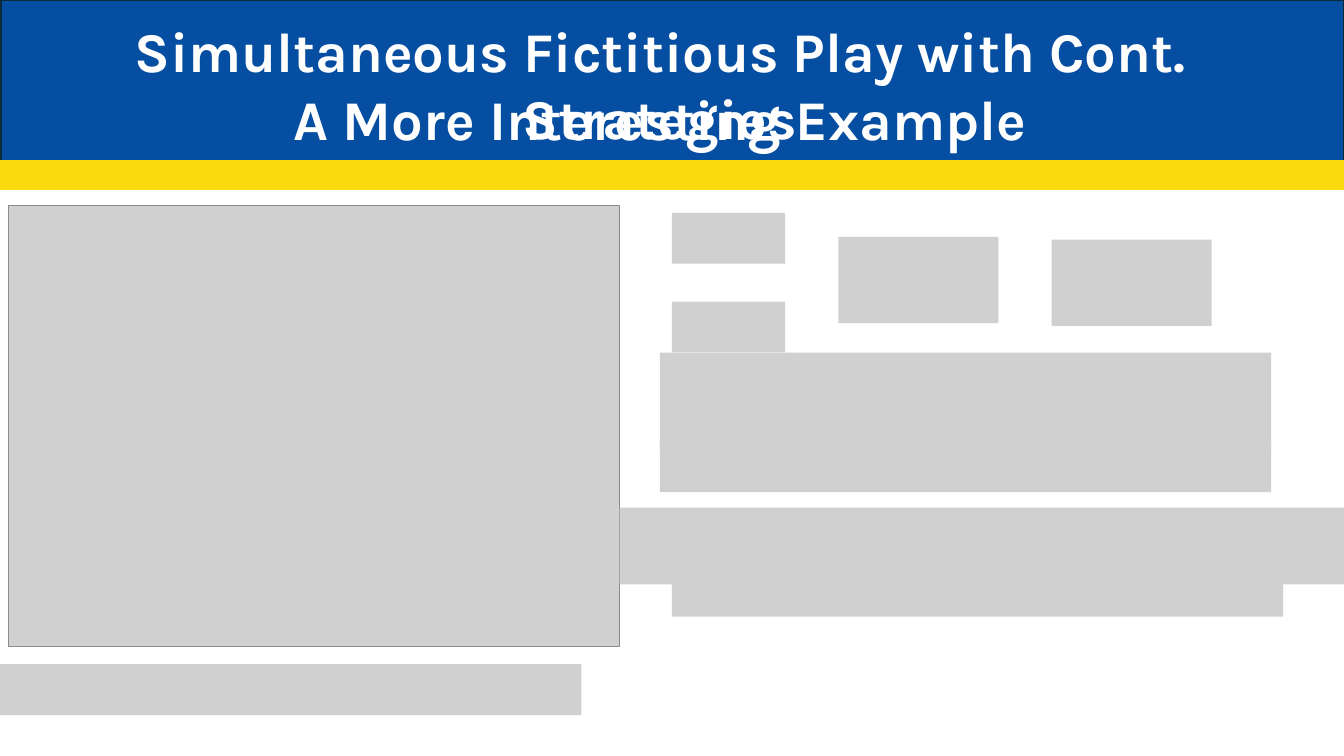
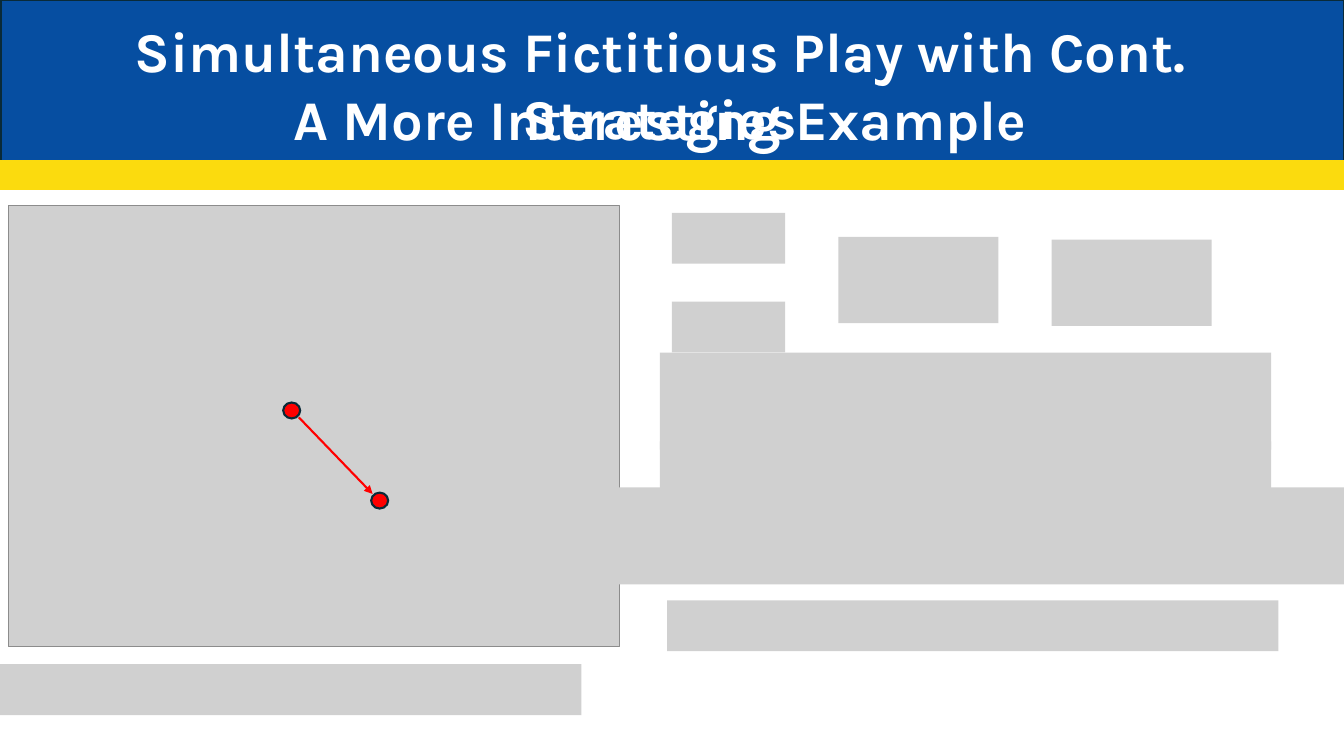
Before and after one commit to JakeCisc210/Candidacy, a slide deck: slide 24 of Reading Course/Presentations/Game Theory Nine.pptx (slide 20 before the commit). Drawn at 1344x756 pixels with LibreOffice and Linux fonts; fonts in the diff are those of the drawing; grey boxes stand for pictures. Boxes give left, top, right and bottom in pixels: in the first picture for what was removed or moved away, otherwise in the second. Text is boxed around its words. In the diff, an @@ line names an element or a change of style, - is before the commit and + after.

```diff
--- a/Reading Course/Presentations/Game Theory Nine.pptx
+++ b/Reading Course/Presentations/Game Theory Nine.pptx
@@ ellipse added at (283,402,300,418), fill #FF0000, outline #092A39 1.5 pt @@
@@ arrow added from (298, 417) to (373, 494), #FF0000 1.5 pt @@
@@ ellipse added at (371,493,388,509), fill #FF0000, outline #092A39 1.5 pt @@
@@ picture: place and size @@
-picture at (620,508,1344,585)
+picture at (602,487,1344,584)
@@ picture removed at (673,566,1284,616) @@
@@ picture added at (667,601,1278,651) @@
```
Also in this commit, not shown: 1 other slide changed, 12 slides added, 5 other files.
